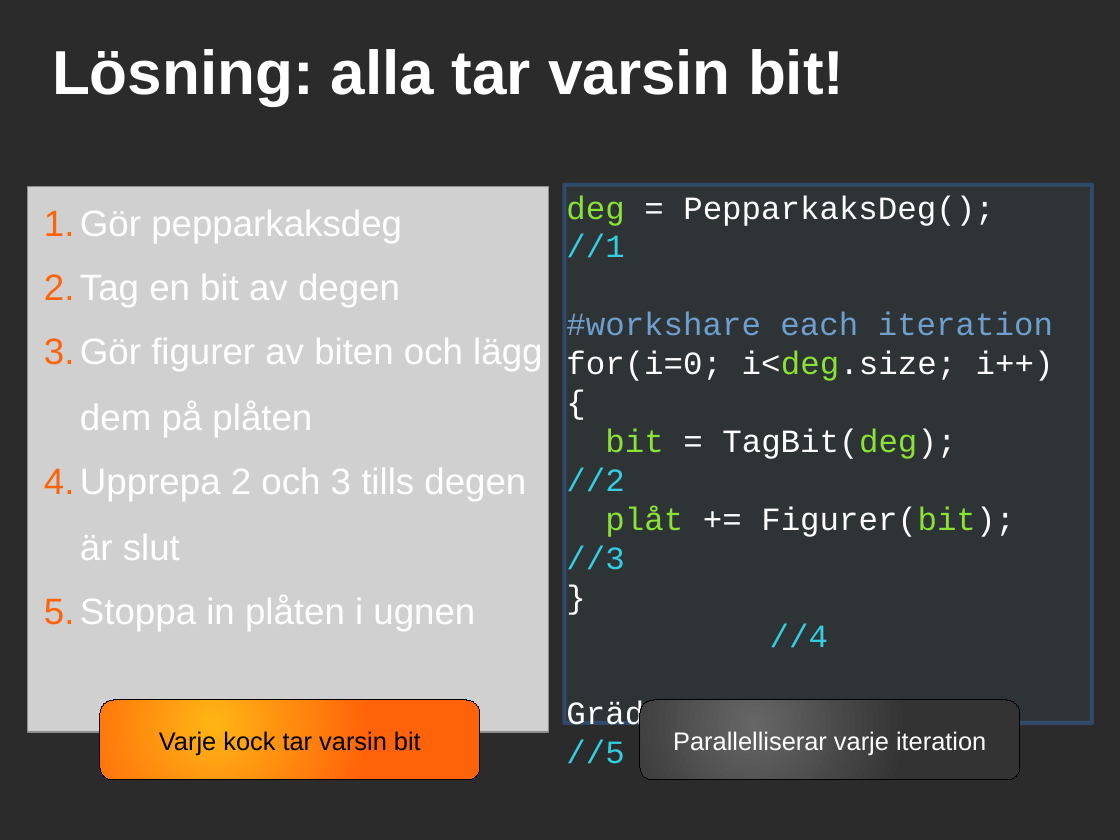
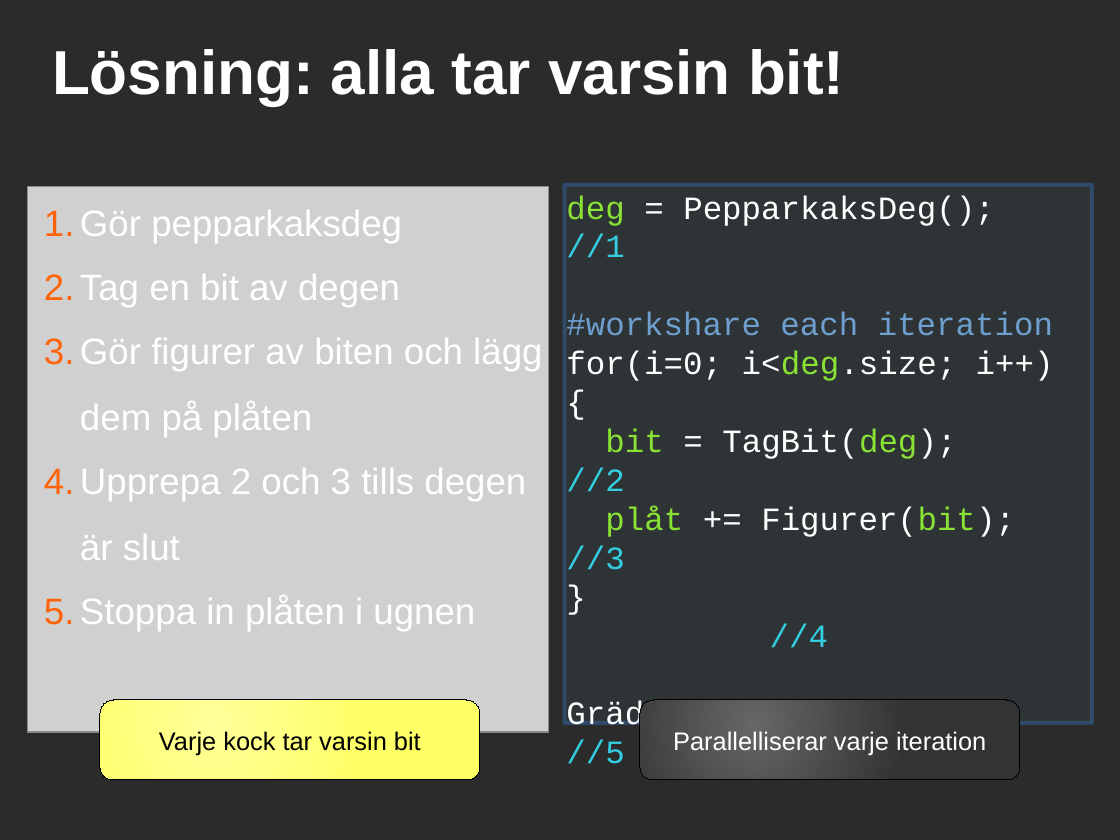
Before and after one commit to saifthe1/openfoam-openmp, a slide deck: slide 7 of presentation/pres.odp. Drawn at 1120x840 pixels with LibreOffice and Linux fonts; fonts in the diff are those of the drawing; grey boxes stand for pictures; background and template pictures are left out; a plain dark background stands for a picture behind light text. Boxes give left, top, right and bottom in pixels: in the first picture for what was removed or moved away, otherwise in the second. Text is boxed around its words. In the diff, an @@ line names an element or a change of style, - is before the commit and + after.

```diff
--- a/presentation/pres.odp
+++ b/presentation/pres.odp
@@ rounded rectangle "Varje kock tar varsin bit" at bbox=[100, 700, 480, 781]: fill gradient #FFB515 to #FF6309 to gradient #FFFF99 to #FFFF66 @@
```
Also in this commit, not shown: 1 other slide changed.
